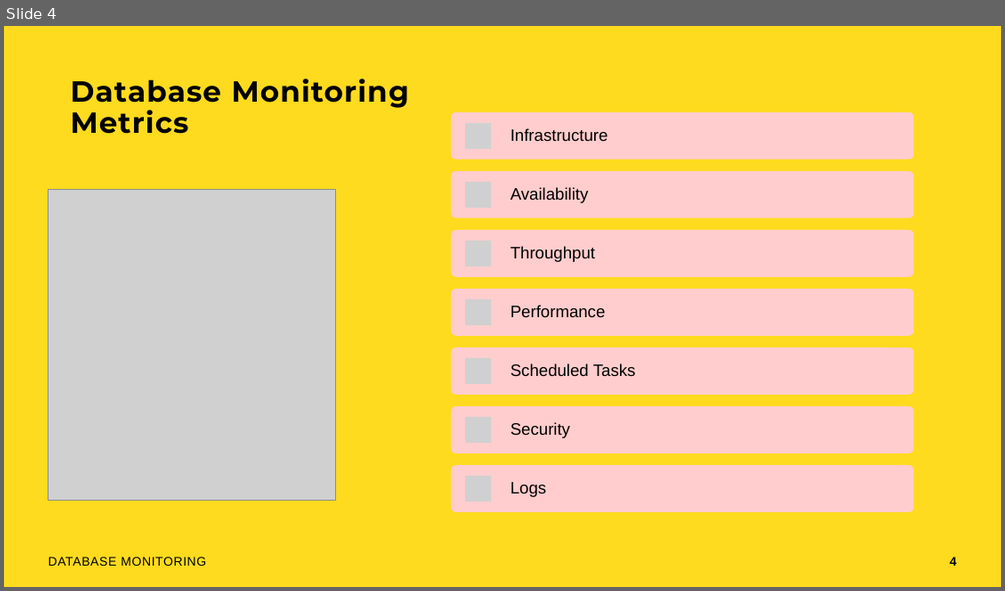
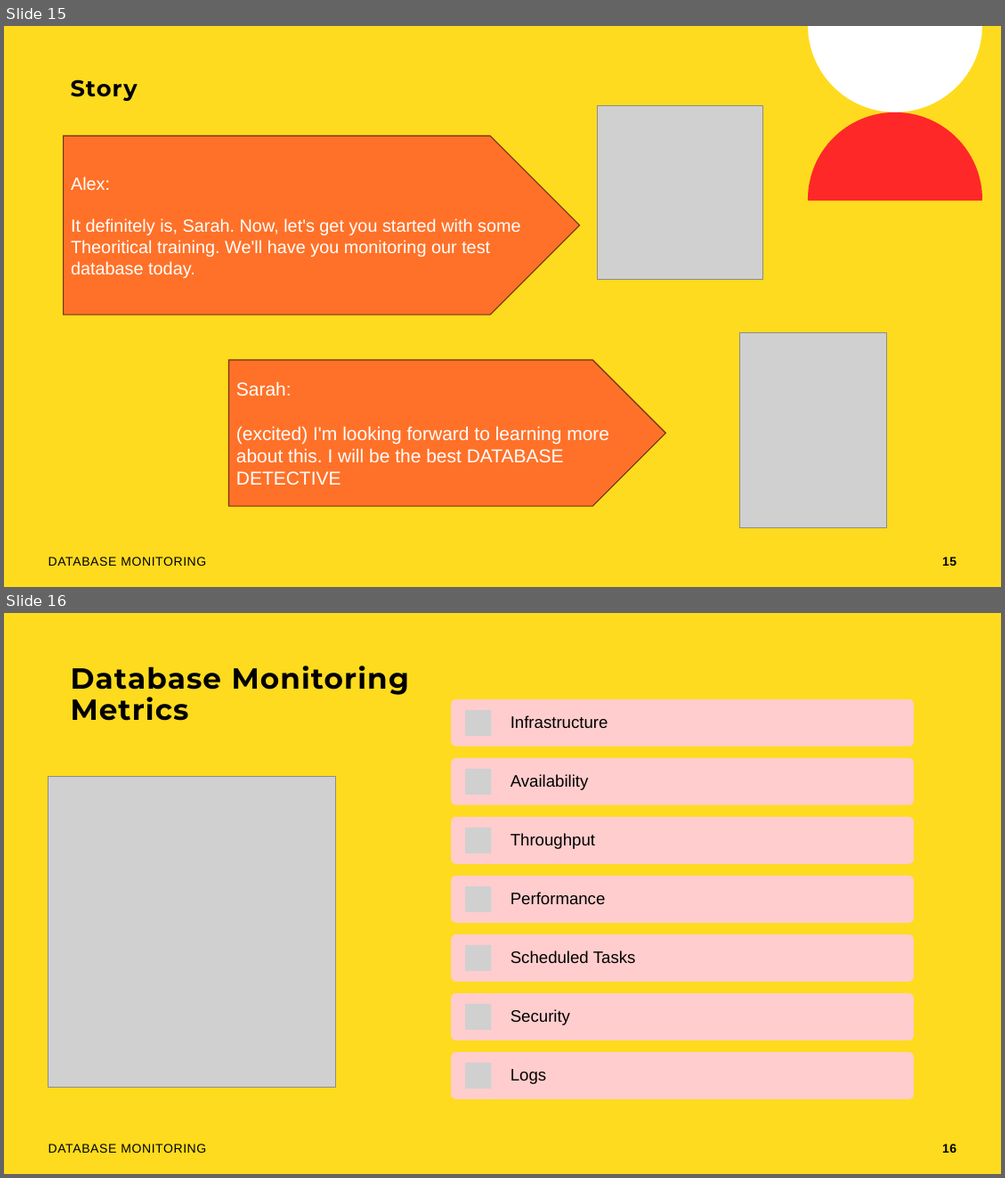
Before and after one commit to rolling-scopes-school/devops, a slide deck: modules/11. Monitoring/Database Monitoring.pptx. Shown one above the other, each under a label of ours: slide 4 before the commit, slides 15 and 16 after it. The pictures are 1005x591 and 1005x1178 pixels, drawn with LibreOffice and Linux fonts; fonts in the diff are those of the drawing; grey boxes stand for pictures; background and template pictures are left out. Boxes give left, top, right and bottom in pixels: in the first picture for what was removed or moved away, otherwise in the second. Text is boxed around its words. In the diff, an @@ line names an element or a change of style, - is before the commit and + after.

```diff
--- a/modules/11. Monitoring/Database Monitoring.pptx
+++ b/modules/11. Monitoring/Database Monitoring.pptx
@@ slide 15 added at (4,26,1001,587), background #FEDB1E @@
@@ freeform shape added at (808,26,982,112), fill #FFFFFF @@
@@ title added at (71,79,138,101), 22 pt, text #000000, bold @@
+Story
@@ picture added at (597,106,763,280) @@
@@ freeform shape added at (808,112,982,200), fill #FF2828 @@
@@ pentagon arrow added at (63,136,579,314), fill #FF7128, outline #703212 1 pt, 17 pt, text #FFFFFF @@
+Alex:
+It definitely is, Sarah. Now, let's get you started with some Theoritical training. We'll have you monitoring our test database today.
@@ picture added at (740,332,886,528) @@
@@ pentagon arrow added at (229,360,666,506), fill #FF7128, outline #703212 1 pt, 18 pt, text #FFFFFF @@
+Sarah:
+(excited) I'm looking forward to learning more about this. I will be the best DATABASE DETECTIVE
@@ text added at (48,556,206,565), 12 pt, text #000000 @@
+DATABASE MONITORING
@@ page number added at (942,556,956,565), 12 pt, text #000000, bold @@
+15
@@ what was slide 4 is now slide 16 @@
@@ page number at (942,1143,956,1152): text changed @@
-4
+16
```
Also in this commit, not shown: 18 slides changed, 11 other slides added.
